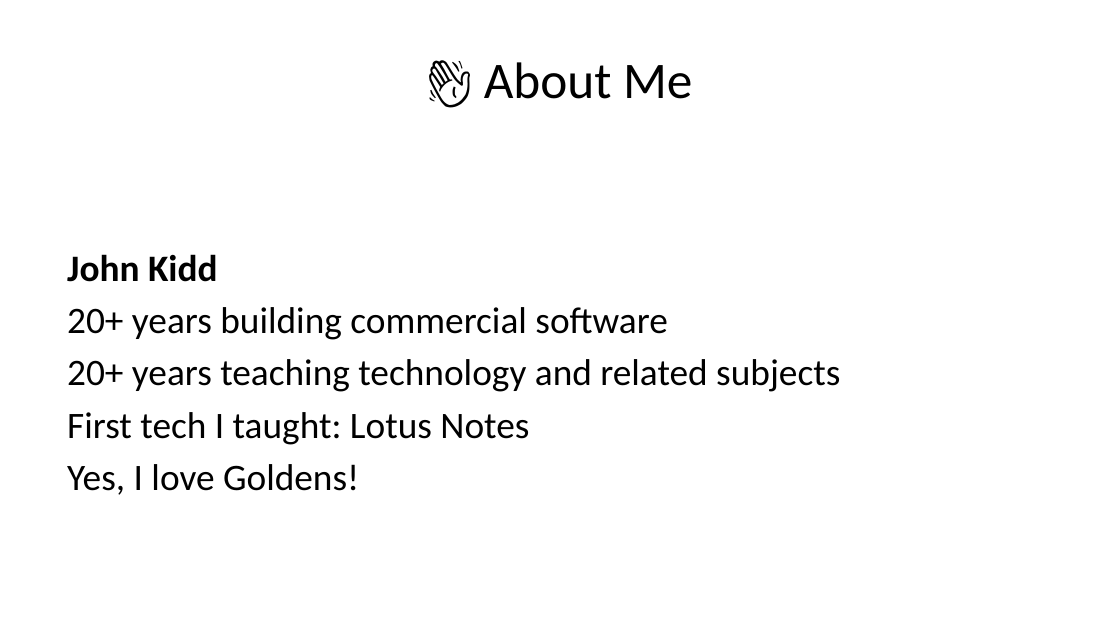
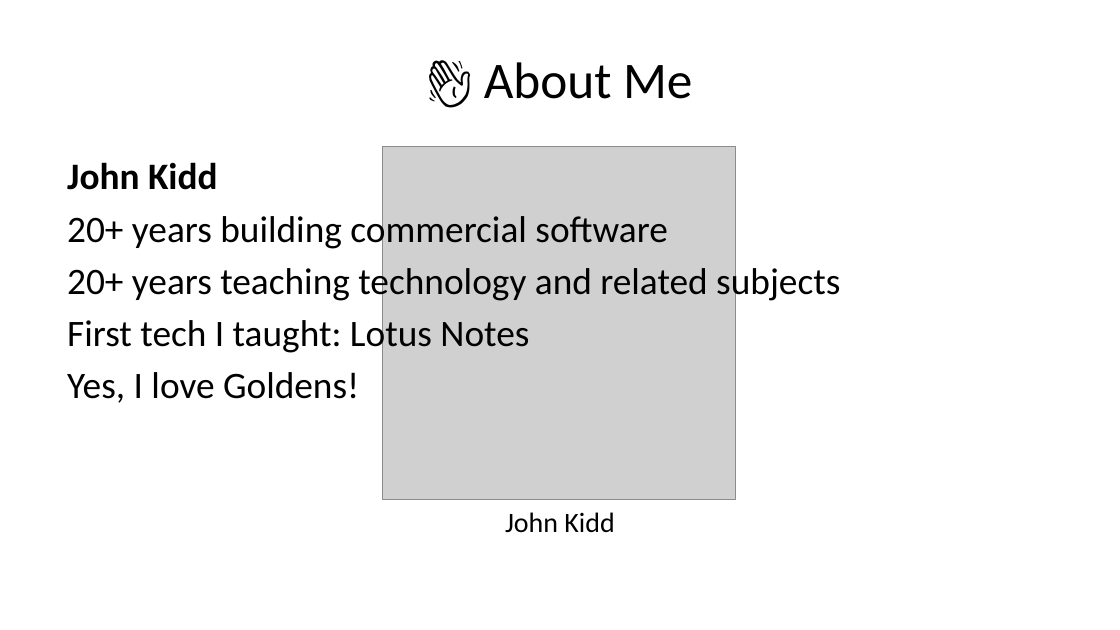
Before and after one commit to jwkidd3/Expeditors_TPM_public, a slide deck: slide 3 of instructor/presentations/ppts/instructor.pptx. Drawn at 1120x630 pixels with LibreOffice and Linux fonts; fonts in the diff are those of the drawing; grey boxes stand for pictures. Boxes give left, top, right and bottom in pixels: in the first picture for what was removed or moved away, otherwise in the second. Text is boxed around its words. In the diff, an @@ line names an element or a change of style, - is before the commit and + after.

```diff
--- a/instructor/presentations/ppts/instructor.pptx
+++ b/instructor/presentations/ppts/instructor.pptx
@@ text "John Kidd": place and size @@
-text "John Kidd" at (67,254,840,495)
+text "John Kidd" at (67,162,840,403)
@@ picture added at (383,147,736,500) @@
@@ text added at (505,512,614,533), 18 pt, text #000000 @@
+John Kidd
```
Also in this commit, not shown: 55 other files.
